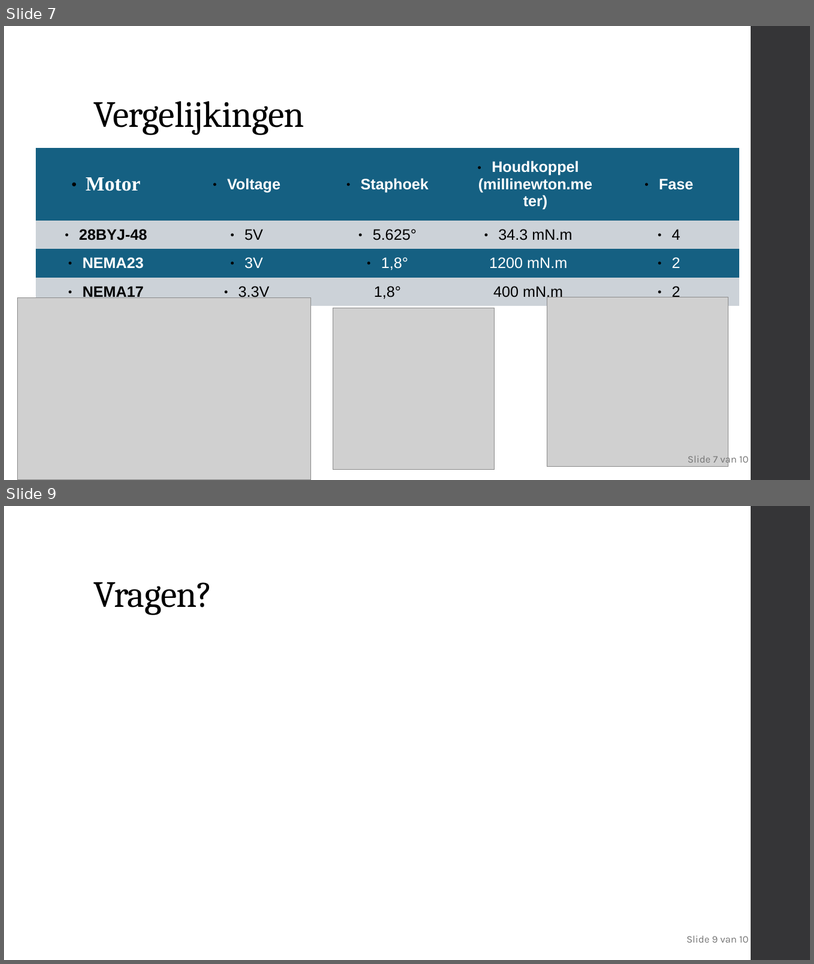
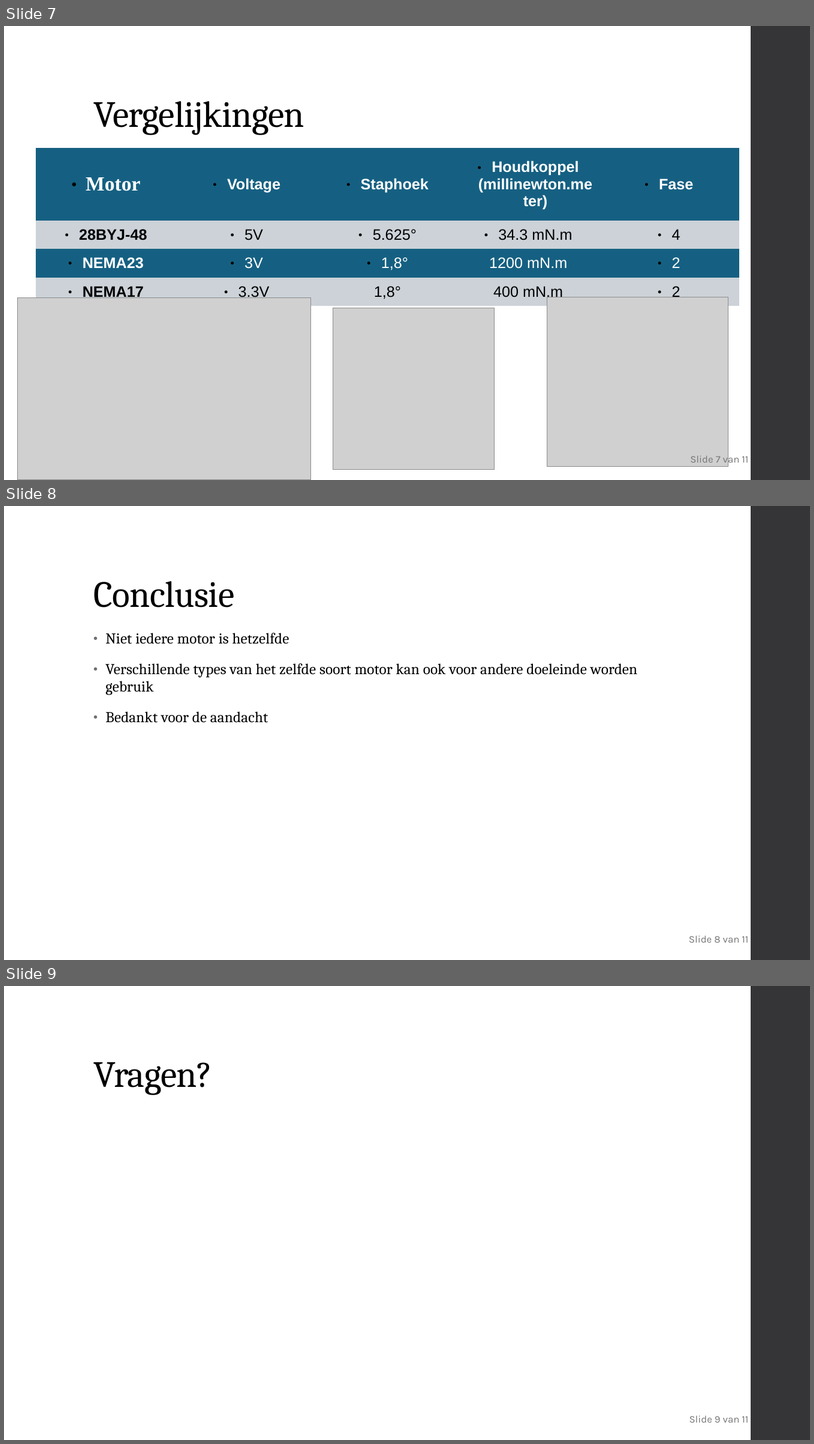
Before and after one commit to delamiro/Embedded-Stepper-Motor, a slide deck: docs/presentatie.odp. Shown one above the other, each under a label of ours: slides 7 and 9 before the commit, slides 7, 8 and 9 after it; the slides between them are not shown. The pictures are 814x964 and 814x1444 pixels, drawn with LibreOffice and Linux fonts; fonts in the diff are those of the drawing; grey boxes stand for pictures. Boxes give left, top, right and bottom in pixels: in the first picture for what was removed or moved away, otherwise in the second. Text is boxed around its words. In the diff, an @@ line names an element or a change of style, - is before the commit and + after.

```diff
--- a/docs/presentatie.odp
+++ b/docs/presentatie.odp
@@ slide 8 added at bbox=[4, 506, 810, 960], background #FFFFFF; not listed: 1 template element that a slide beside it also shows @@
@@ title added at bbox=[93, 581, 234, 607], 44 pt, text #000000 @@
+Conclusie
@@ text added at bbox=[105, 633, 638, 723], 18 pt, text #000000 @@
+• Niet iedere motor is hetzelfde
+• Verschillende types van het zelfde soort motor kan ook voor andere doeleinde worden gebruik
+• Bedankt voor de aandacht
@@ text added at bbox=[689, 935, 749, 942], 12 pt, text #767676 @@
+Slide 8 van 11
@@ text at bbox=[690, 453, 749, 465]: text changed @@
-Slide 7 van 10
+Slide 7 van 11
@@ text at bbox=[690, 1415, 749, 1422]: text changed @@
-Slide 9 van 10
+Slide 9 van 11
```
Also in this commit, not shown: 3 slides changed, 1 other slide added, 2 slides removed.
